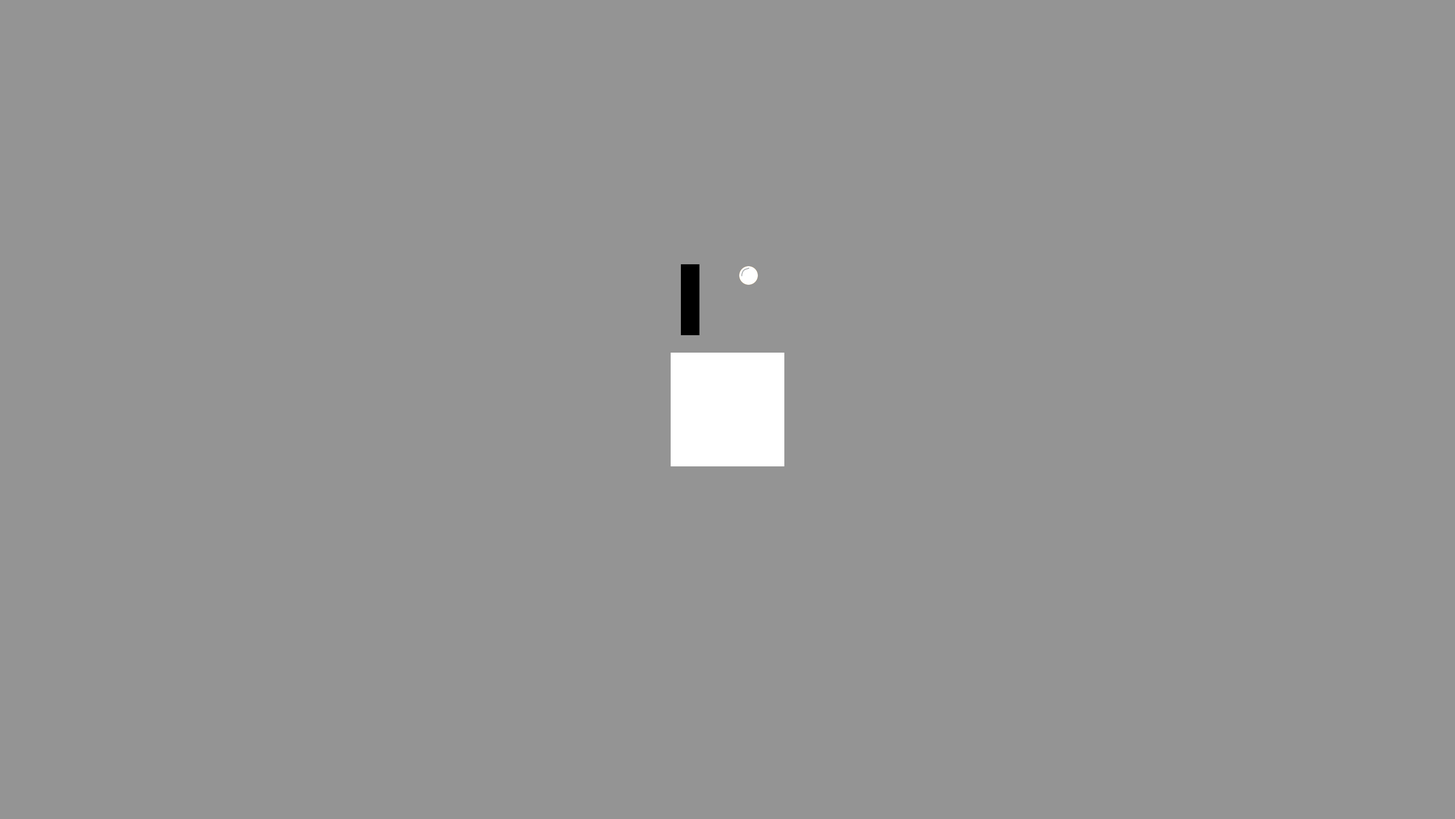
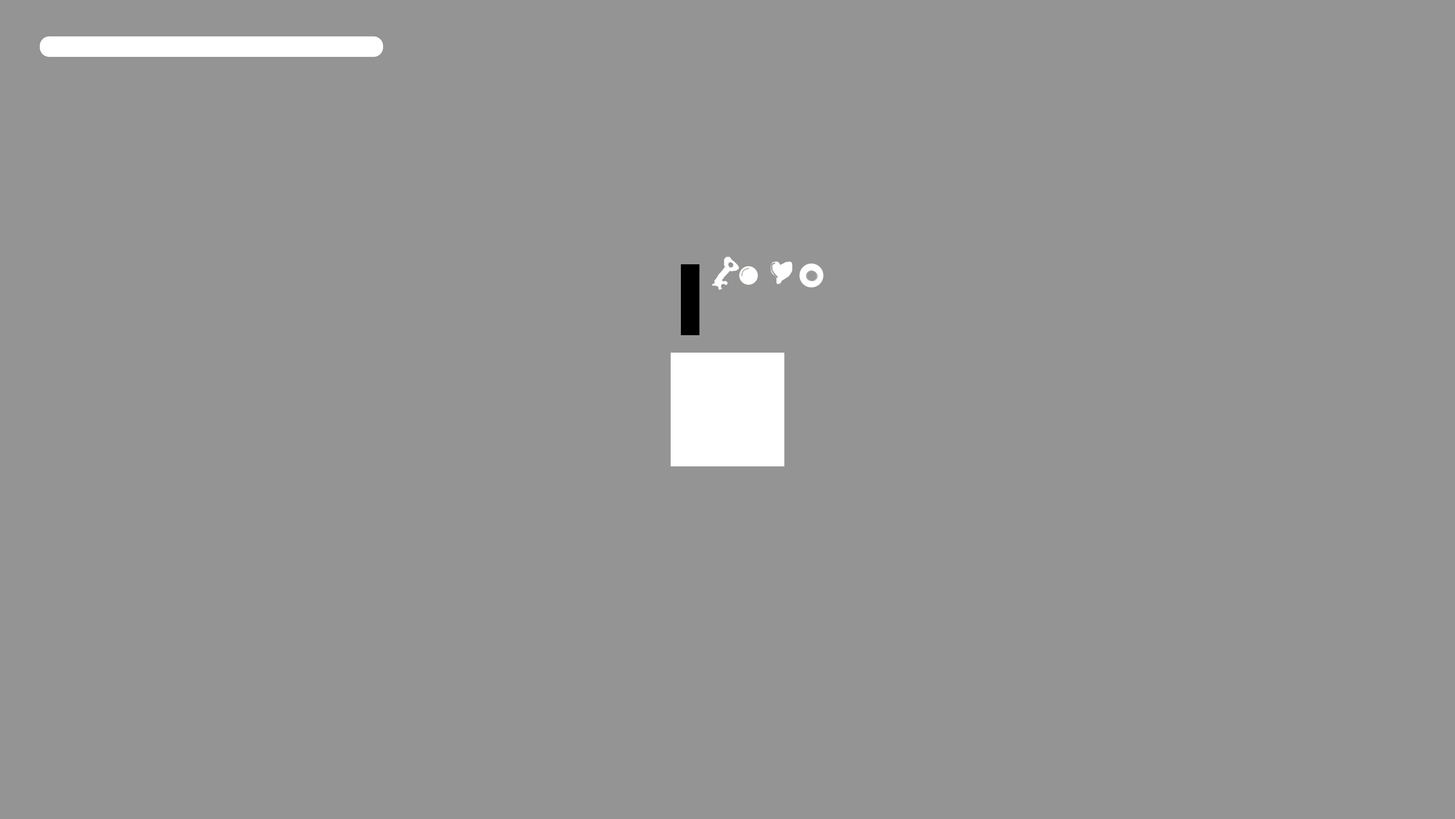
Before/after of a w=1455, h=819 layered artwork. What changed in the layer stack:
added layer "key" above "equipmentSlotEmpty" over [711, 256, 740, 290]
added layer "equipmentSlotEmpty" above "heart" over [799, 263, 824, 288]
added layer "heart" above "healthbar" over [770, 261, 793, 285]
added layer "healthbar" above "Coin" over [39, 36, 384, 57]
